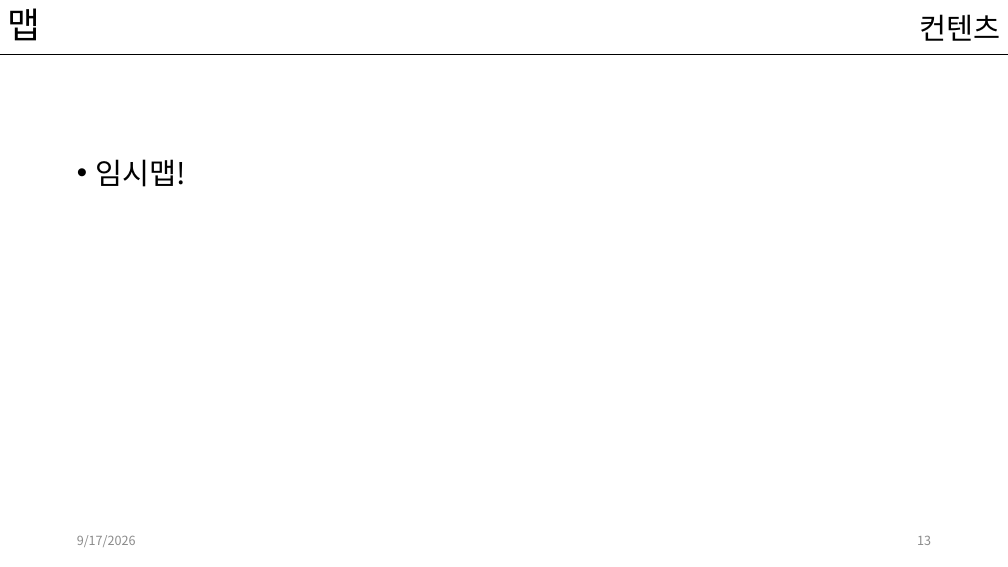
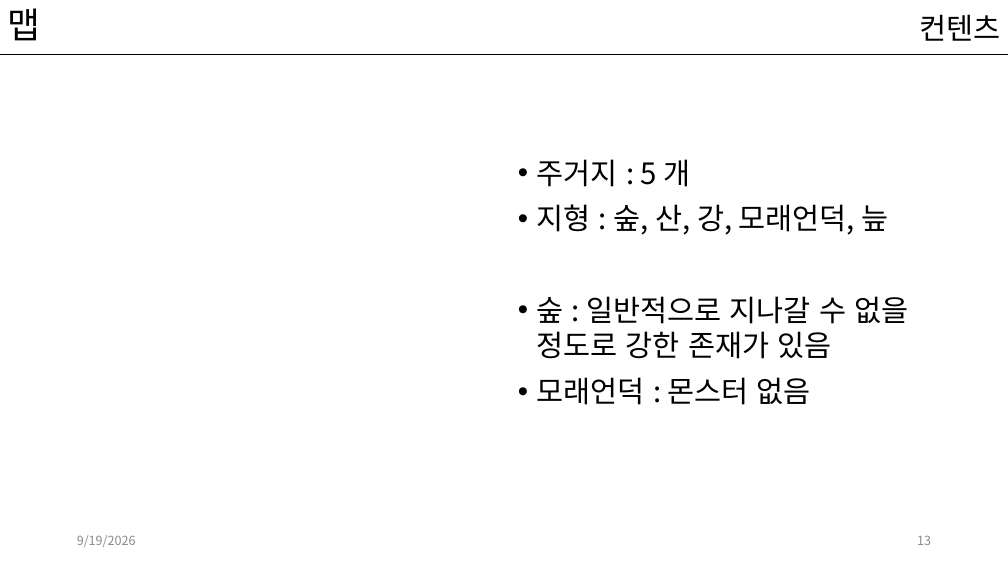
Before and after one commit to kwakyerin/2026_Graduation_Project, a slide deck: slide 13 of documents/HyunahKwon/design/designing/배트와 달트_기획서.pptx. Drawn at 1008x567 pixels with LibreOffice and Linux fonts; fonts in the diff are those of the drawing. Boxes give left, top, right and bottom in pixels: in the first picture for what was removed or moved away, otherwise in the second. Text is boxed around its words. In the diff, an @@ line names an element or a change of style, - is before the commit and + after.

```diff
--- a/documents/HyunahKwon/design/designing/배트와 달트_기획서.pptx
+++ b/documents/HyunahKwon/design/designing/배트와 달트_기획서.pptx
@@ text removed at <box>96,159,187,187</box> @@
-• 임시맵!
@@ text added at <box>537,159,908,405</box>, 28 pt, text #000000 @@
+• 주거지 : 5 개
+• 지형 : 숲, 산, 강, 모래언덕, 늪
+• 숲 : 일반적으로 지나갈 수 없을 정도로 강한 존재가 있음
+• 모래언덕 : 몬스터 없음
@@ text at <box>77,535,136,547</box>: text changed @@
-9/17/2026
+9/19/2026
```
Also in this commit, not shown: 14 other slides changed, 1 slide added.
